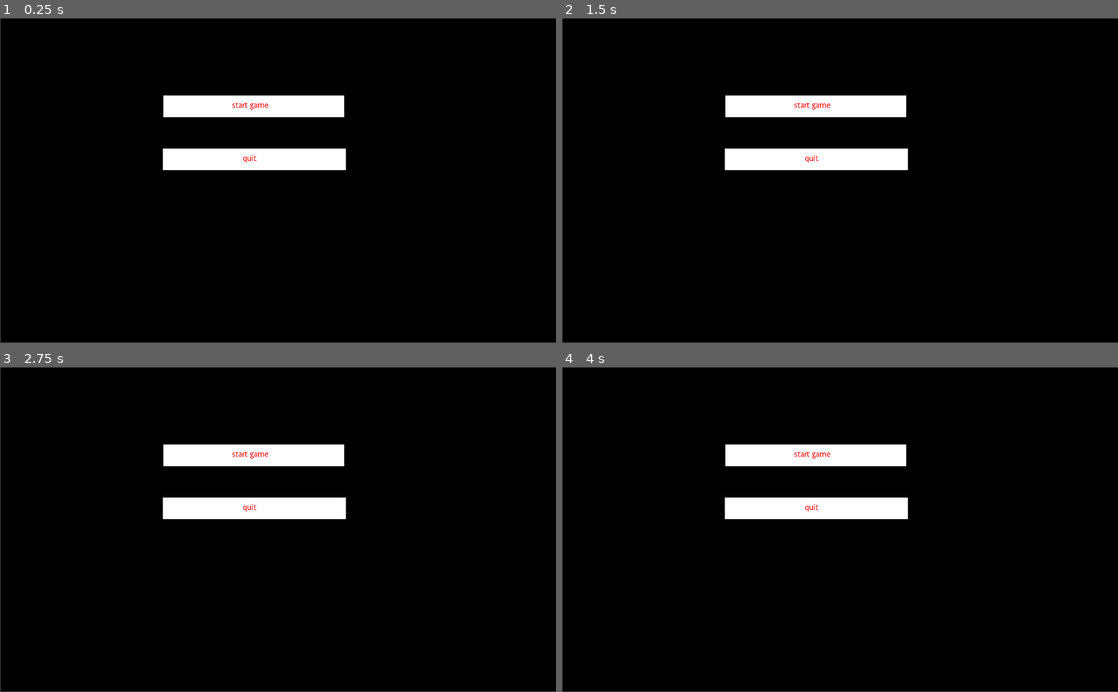
Above: before the commit, frames 1-4 (two rows, left to right).
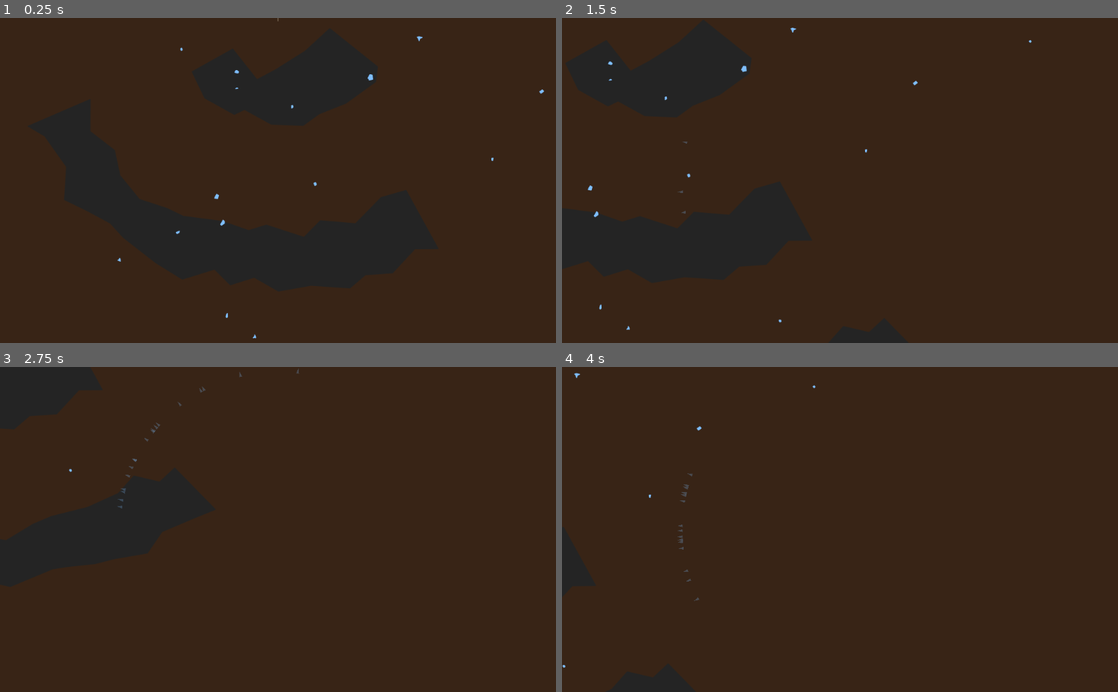
Above: after the commit, the same moments.

Repository: Cube-Number-Zero/Nutreants_attempt2
Game: Godot game, scene res://World.tscn
Two runs of this game, one before a commit and one after it. Both use one fixed random seed, a clock stepped at 60 frames per second and the inputs below. Before the commit the project starts from res://MainMenu.tscn.
Inputs (mouse positions are in pixels of both pictures, inside the frame that each line leads up to):
- Up to frame 1 (0.25 s): no input
- Up to frame 2 (1.5 s): move the mouse to (962, 164) at 0.52 s; hold Right (ui_right) 0.53-1.28 s; click (962, 164) at 0.67 s; move the mouse to (728, 196) at 1.27 s; hold Down (ui_down) from 1.28 s (still down)
- Up to frame 3 (2.75 s): move the mouse to (333, 458) at 2.02 s; release Down (ui_down) at 2.03 s; hold Right (ui_right) from 2.03 s (still down)
- Up to frame 4 (4 s): move the mouse to (812, 594) at 2.77 s; release Right (ui_right) at 2.78 s; hold Up (ui_up) 2.78-3.53 s; click (812, 594) at 2.92 s; move the mouse to (1006, 578) at 3.52 s; hold Left (ui_left) from 3.53 s (still down)

The runs differ from the first frame. In frame 1, 100% of the frame differs, in the area x 0-100%, y 0-100%; in frame 2, 100%; in frame 3, 100%; in frame 4, 100%.

Commit message:
Added rock generation

Diff:
--- a/Rock.gd
+++ b/Rock.gd
@@ -6,7 +6,6 @@
 
 func _ready():
 	randomize()
-	generate_random_rock_formation(125, 50, 0.6, 25) # example generation
 
 func generate_random_rock_formation(distance_from_origin, depth, width_ratio, distance_between_points):
 	# distance_from_origin = how many pixels the center of the rock formation is from the tree base
@@ -28,11 +27,11 @@
 	for i in range(points_count_inner + 1):
 		var theta = lerp(start_angle, end_angle, i / points_count_inner)
 		var new_point = (distance_from_origin - depth / 2) * Vector2(cos(theta), sin(theta))
-		point_list.append(new_point + get_random_vector2(depth / 3))
+		point_list.append(new_point + get_random_vector2(distance_between_points / 2))
 	for i in range(points_count_outer + 1):
 		var theta = lerp(end_angle, start_angle, i / points_count_outer)
 		var new_point = (distance_from_origin + depth / 2) * Vector2(cos(theta), sin(theta))
-		point_list.append(new_point + get_random_vector2(depth / 3))
+		point_list.append(new_point + get_random_vector2(distance_between_points / 2))
 	poly_visible.polygon = point_list
 	poly_collide.polygon = point_list
 
--- a/World.tscn
+++ b/World.tscn
@@ -3,7 +3,7 @@
 [ext_resource path="res://tree_root_node.tscn" type="PackedScene" id=1]
 [ext_resource path="res://roots_drawing.gd" type="Script" id=2]
 [ext_resource path="res://World.gd" type="Script" id=3]
-[ext_resource path="res://Rock.tscn" type="PackedScene" id=4]
+[ext_resource path="res://rocks.gd" type="Script" id=4]
 [ext_resource path="res://resouce_patches.gd" type="Script" id=5]
 
 [node name="World" type="Node2D"]
@@ -20,8 +20,7 @@
 script = ExtResource( 5 )
 
 [node name="rocks" type="Node2D" parent="."]
-
-[node name="Rock" parent="rocks" instance=ExtResource( 4 )]
+script = ExtResource( 4 )
 
 [node name="background_rect" type="ColorRect" parent="."]
 anchor_left = 0.5
--- a/project.godot
+++ b/project.godot
@@ -11,7 +11,7 @@
 [application]
 
 config/name="Nutreants"
-run/main_scene="res://MainMenu.tscn"
+run/main_scene="res://World.tscn"
 
 [autoload]
 
@@ -27,6 +27,42 @@
 
 common/drop_mouse_on_gui_input_disabled=true
 
+[input]
+
+ui_left={
+"deadzone": 0.5,
+"events": [ Object(InputEventKey,"resource_local_to_scene":false,"resource_name":"","device":0,"alt":false,"shift":false,"control":false,"meta":false,"command":false,"pressed":false,"scancode":16777231,"physical_scancode":0,"unicode":0,"echo":false,"script":null)
+, Object(InputEventJoypadButton,"resource_local_to_scene":false,"resource_name":"","device":0,"button_index":14,"pressure":0.0,"pressed":false,"script":null)
+, Object(InputEventKey,"resource_local_to_scene":false,"resource_name":"","device":0,"alt":false,"shift":false,"control":false,"meta":false,"command":false,"pressed":false,"scancode":65,"physical_scancode":0,"unicode":0,"echo":false,"script":null)
+ ]
+}
+ui_right={
+"deadzone": 0.5,
+"events": [ Object(InputEventKey,"resource_local_to_scene":false,"resource_name":"","device":0,"alt":false,"shift":false,"control":false,"meta":false,"command":false,"pressed":false,"scancode":16777233,"physical_scancode":0,"unicode":0,"echo":false,"script":null)
+, Object(InputEventJoypadButton,"resource_local_to_scene":false,"resource_name":"","device":0,"button_index":15,"pressure":0.0,"pressed":false,"script":null)
+, Object(InputEventKey,"resource_local_to_scene":false,"resource_name":"","device":0,"alt":false,"shift":false,"control":false,"meta":false,"command":false,"pressed":false,"scancode":68,"physical_scancode":0,"unicode":0,"echo":false,"script":null)
+ ]
+}
+ui_up={
+"deadzone": 0.5,
+"events": [ Object(InputEventKey,"resource_local_to_scene":false,"resource_name":"","device":0,"alt":false,"shift":false,"control":false,"meta":false,"command":false,"pressed":false,"scancode":16777232,"physical_scancode":0,"unicode":0,"echo":false,"script":null)
+, Object(InputEventJoypadButton,"resource_local_to_scene":false,"resource_name":"","device":0,"button_index":12,"pressure":0.0,"pressed":false,"script":null)
+, Object(InputEventKey,"resource_local_to_scene":false,"resource_name":"","device":0,"alt":false,"shift":false,"control":false,"meta":false,"command":false,"pressed":false,"scancode":87,"physical_scancode":0,"unicode":0,"echo":false,"script":null)
+ ]
+}
+ui_down={
+"deadzone": 0.5,
+"events": [ Object(InputEventKey,"resource_local_to_scene":false,"resource_name":"","device":0,"alt":false,"shift":false,"control":false,"meta":false,"command":false,"pressed":false,"scancode":16777234,"physical_scancode":0,"unicode":0,"echo":false,"script":null)
+, Object(InputEventJoypadButton,"resource_local_to_scene":false,"resource_name":"","device":0,"button_index":13,"pressure":0.0,"pressed":false,"script":null)
+, Object(InputEventKey,"resource_local_to_scene":false,"resource_name":"","device":0,"alt":false,"shift":false,"control":false,"meta":false,"command":false,"pressed":false,"scancode":83,"physical_scancode":0,"unicode":0,"echo":false,"script":null)
+ ]
+}
+
 [physics]
 
 common/enable_pause_aware_picking=true
+
+[rendering]
+
+limits/buffers/canvas_polygon_buffer_size_kb=256
+limits/buffers/canvas_polygon_index_buffer_size_kb=256
--- a/resouce_patches.gd
+++ b/resouce_patches.gd
@@ -5,6 +5,7 @@
 # all unexploited resource patches reaches this value
 
 var resource_generator_radius = ResourceManager.START_RESOURCE_DISTANCE # How far to generate resources. Increases over time.
+onready var rock_generator = get_parent().get_child(2)
 
 const NEW_RESOURCE = preload("res://Resource_patch.tscn")
 
@@ -24,6 +25,8 @@
 
 func generate_resource_patch():
 	"""Creates a new resource patch and gives it the appropriate parameters
+	Also generates rocks when necessary
+	Returns nothing
 	"""
 	var new_patch = NEW_RESOURCE.instance()
 	add_child(new_patch)
@@ -32,6 +35,8 @@
 	ResourceManager.unexploited_resource_income += new_patch.resources_per_second
 	resource_generator_radius += new_patch.resources_per_second * ResourceManager.RESOURCE_SCARCITY
 
+	rock_generator.check_generation(resource_generator_radius)
+
 func update_indicator_lines():
 	"""Updates the indicator lines that show when a patch is far away.  Affects all resource patches
 	"""
--- /dev/null
+++ b/rocks.gd
@@ -0,0 +1,25 @@
+extends Node2D
+
+const ROCK_GENERATION_DISTANCE = 300 # How far away to place rocks
+
+var rocks_generated_distance = 150 # How far rocks have been generated to
+
+const NEW_ROCK = preload("res://Rock.tscn")
+
+func _ready():
+	randomize()
+
+func check_generation(distance):
+	"""Checks to see if rocks have been generated to a given distance
+	If not, generates more rocks.
+	Returns nothing
+	"""
+	if distance >= rocks_generated_distance:
+		var new_rock = NEW_ROCK.instance()
+		add_child(new_rock)
+		var distance_from_origin = rocks_generated_distance
+		var depth = ROCK_GENERATION_DISTANCE / 3
+		var width_ratio = lerp(0.4, 0.7, randf())
+		var point_space = 50
+		new_rock.generate_random_rock_formation(distance_from_origin, depth, width_ratio, point_space)
+		rocks_generated_distance += ROCK_GENERATION_DISTANCE
--- a/tree_root_node.gd
+++ b/tree_root_node.gd
@@ -181,7 +181,7 @@
 	return size
 
 func _on_Area2D_area_entered(area):
-	if area.get_parent().name == "Rock":
+	if "Rock" in area.get_parent().name:
 		in_rocky_soil = true
 	else:
 		in_rocky_soil = false
